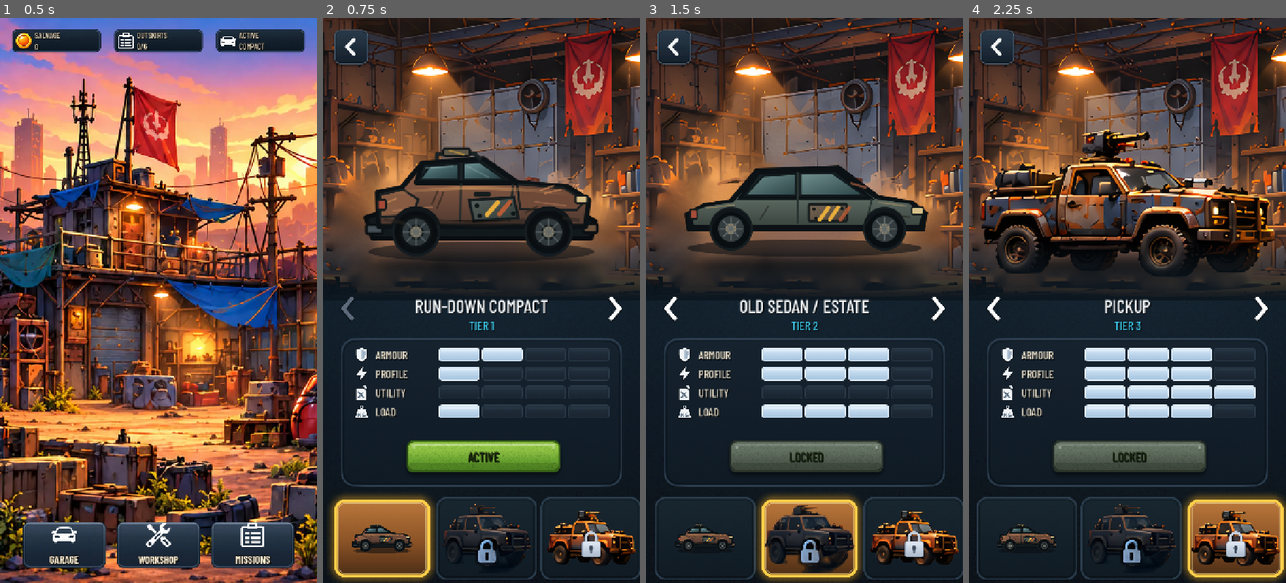
Above: before the commit, frames 1-4 (left to right).
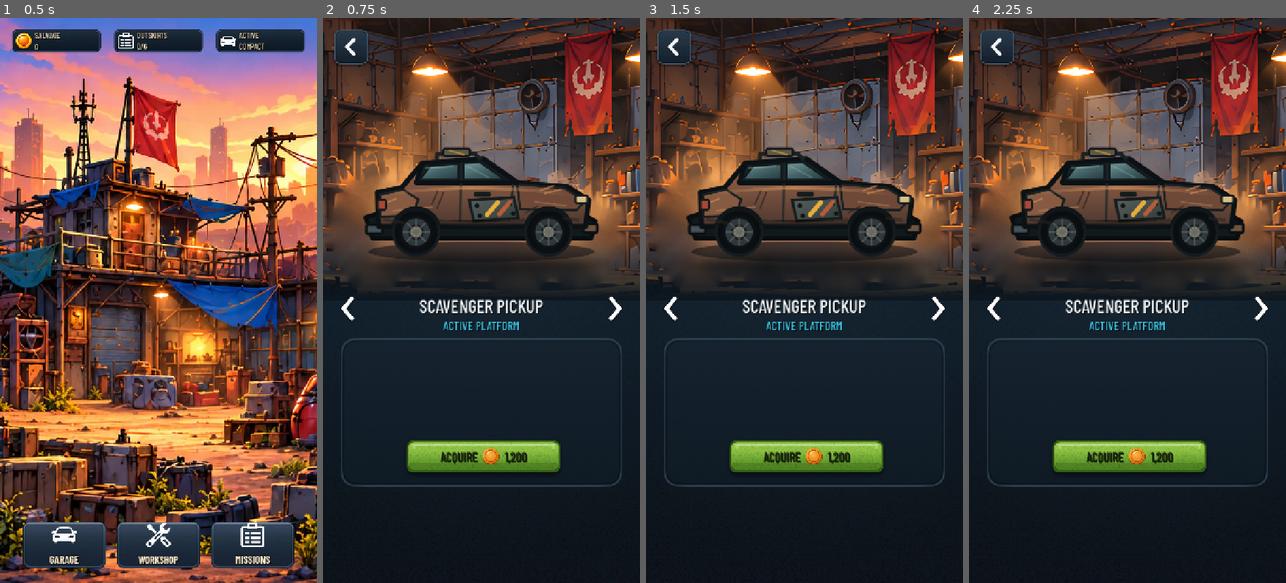
Above: after the commit, the same moments.

Repository: phantompixel-developer/FortKnocks
Game: Godot game, scene res://game/core/app.tscn
Two runs of this game, one before a commit and one after it. Both use one fixed random seed, a clock stepped at 60 frames per second and the inputs below.
Inputs (mouse positions are in pixels of both pictures, inside the frame that each line leads up to):
- Up to frame 1 (0.5 s): no input
- Up to frame 2 (0.75 s): click "GARAGE" at 0.5 s
- Up to frame 3 (1.5 s): click (937, 311) at 1.25 s
- Up to frame 4 (2.25 s): click (1260, 311) at 2 s

Frame 1 is identical in both runs. In frame 2, 11% of the frame differs, in the area x 1-100%, y 49-100%; in frame 3, 21%; in frame 4, 27%, in the area x 2-100%, y 19-100%.
Error after the commit: Invalid access to property or key 'platform_active_requested' on a base object of type 'Control (GarageScreen)'. (res://game/core/app.gd:52)

Commit message:
feat: separate Garage upgrade and active vehicle actions

Diff:
--- a/game/core/app.gd
+++ b/game/core/app.gd
@@ -49,6 +49,8 @@
 	_replace_screen(garage)
 	garage.back_requested.connect(_show_hub)
 	garage.platform_requested.connect(_on_platform_requested)
+	garage.platform_active_requested.connect(_on_platform_active_requested)
+	garage.platform_upgrade_requested.connect(_on_platform_upgrade_requested)
 	garage.configure(save_service.snapshot(), _garage_notice)
 	_garage_notice = ""
 
@@ -109,20 +111,12 @@
 
 func _on_platform_requested(platform_id: String) -> void:
 	var definition := PlatformCatalogScript.by_id(platform_id)
-	if definition == null:
-		return
-
-	var completed := save_service.completed_missions()
-	var unlocked := definition.unlock_after_mission_id.is_empty() or completed.has(definition.unlock_after_mission_id)
+	if definition == null or save_service.owns_platform(platform_id):
+		return
+
+	var completed: Array = save_service.completed_missions()
+	var unlocked: bool = definition.unlock_after_mission_id.is_empty() or completed.has(definition.unlock_after_mission_id)
 	if not unlocked or not definition.purchasable:
-		return
-
-	if save_service.owns_platform(platform_id):
-		if save_service.equip_platform(platform_id):
-			audio_director.play_cue(&"ui_confirm")
-			_garage_notice = "%s EQUIPPED" % definition.display_name.to_upper()
-			_hub_notice = "GARAGE UPDATED • %s ACTIVE" % definition.display_name.to_upper()
-		_show_garage()
 		return
 
 	if not save_service.purchase_platform(platform_id, definition.purchase_cost):
@@ -131,12 +125,55 @@
 		return
 
 	audio_director.play_cue(&"ui_confirm")
-	save_service.equip_platform(platform_id)
 	_garage_notice = "%s ACQUIRED • -%d SALVAGE" % [
 		definition.display_name.to_upper(),
 		definition.purchase_cost,
 	]
-	_hub_notice = "GARAGE UPGRADE COMPLETE • %s ACTIVE" % definition.display_name.to_upper()
+	_hub_notice = "GARAGE UPDATED • %s AVAILABLE" % definition.display_name.to_upper()
+	_show_garage()
+
+func _on_platform_active_requested(platform_id: String) -> void:
+	var definition := PlatformCatalogScript.by_id(platform_id)
+	if definition == null or not save_service.owns_platform(platform_id):
+		return
+	if save_service.current_platform_id() == platform_id:
+		return
+	if not save_service.equip_platform(platform_id):
+		return
+
+	audio_director.play_cue(&"ui_confirm")
+	_garage_notice = "%s SET ACTIVE" % definition.display_name.to_upper()
+	_hub_notice = "GARAGE UPDATED • %s ACTIVE" % definition.display_name.to_upper()
+	_show_garage()
+
+func _on_platform_upgrade_requested(platform_id: String) -> void:
+	var definition := PlatformCatalogScript.by_id(platform_id)
+	if definition == null or not save_service.owns_platform(platform_id):
+		return
+
+	var current_level: int = save_service.platform_level(platform_id)
+	var cost: int = definition.upgrade_cost(current_level)
+	if cost <= 0:
+		_garage_notice = "%s IS MAX LEVEL" % definition.display_name.to_upper()
+		_show_garage()
+		return
+
+	if not save_service.upgrade_platform(platform_id, cost, definition.max_level):
+		_garage_notice = "NOT ENOUGH SALVAGE"
+		_show_garage()
+		return
+
+	var next_level: int = current_level + 1
+	audio_director.play_cue(&"ui_confirm")
+	_garage_notice = "%s UPGRADED • LEVEL %d • -%d SALVAGE" % [
+		definition.display_name.to_upper(),
+		next_level,
+		cost,
+	]
+	_hub_notice = "GARAGE UPGRADE COMPLETE • %s LEVEL %d" % [
+		definition.display_name.to_upper(),
+		next_level,
+	]
 	_show_garage()
 
 func _start_mission(mission: MissionDefinition) -> void:
@@ -152,7 +189,10 @@
 		return
 
 	var platform_id := save_service.current_platform_id()
-	var platform := PlatformCatalogScript.by_id(platform_id)
+	var platform_source := PlatformCatalogScript.by_id(platform_id)
+	var platform: CombatPlatformDefinition = platform_source.duplicate(true) as CombatPlatformDefinition if platform_source != null else null
+	if platform != null:
+		platform.cover_health = platform.cover_health_at_level(save_service.platform_level(platform_id))
 	var module_id := save_service.equipped_module_id(platform_id)
 	var module := PlatformModuleCatalogScript.by_id(module_id) if not module_id.is_empty() else null
 	var weapon_ids: Array[String] = ["scrap_bolt"]
